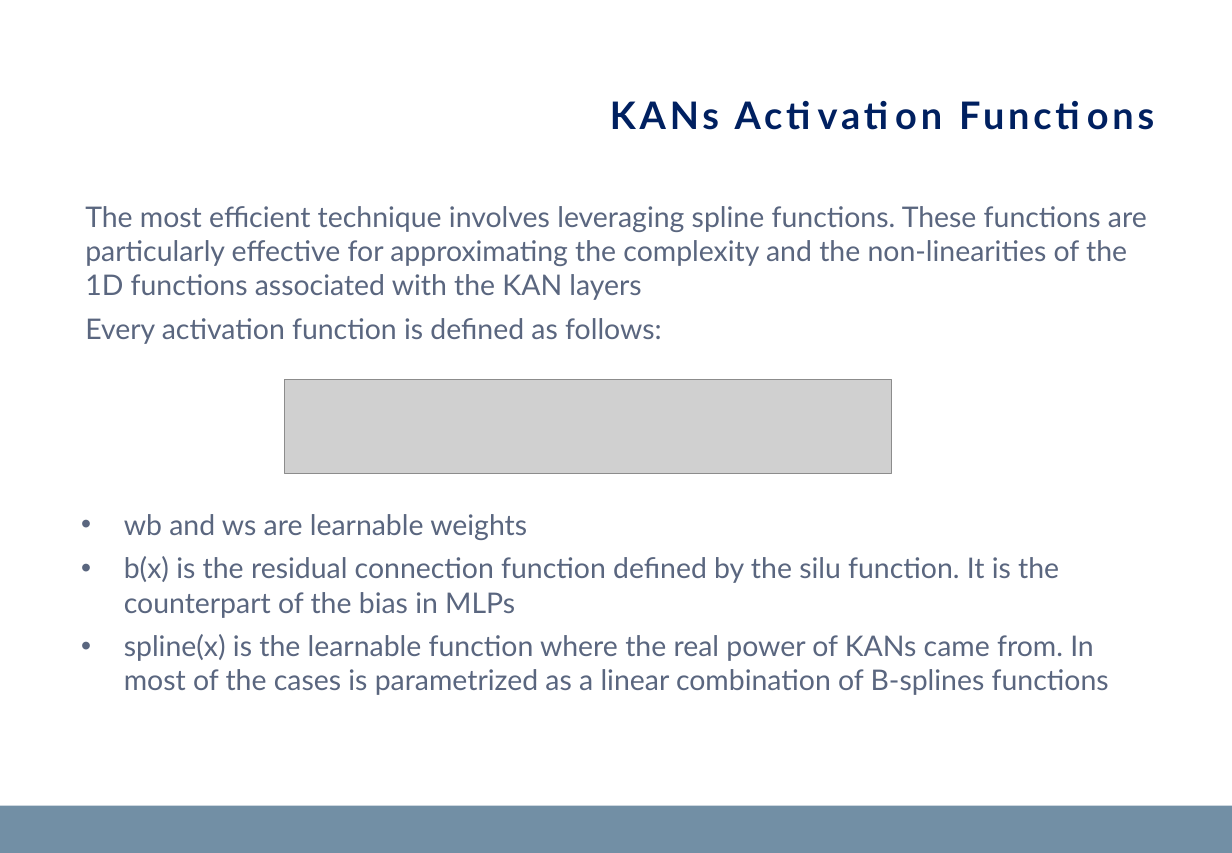
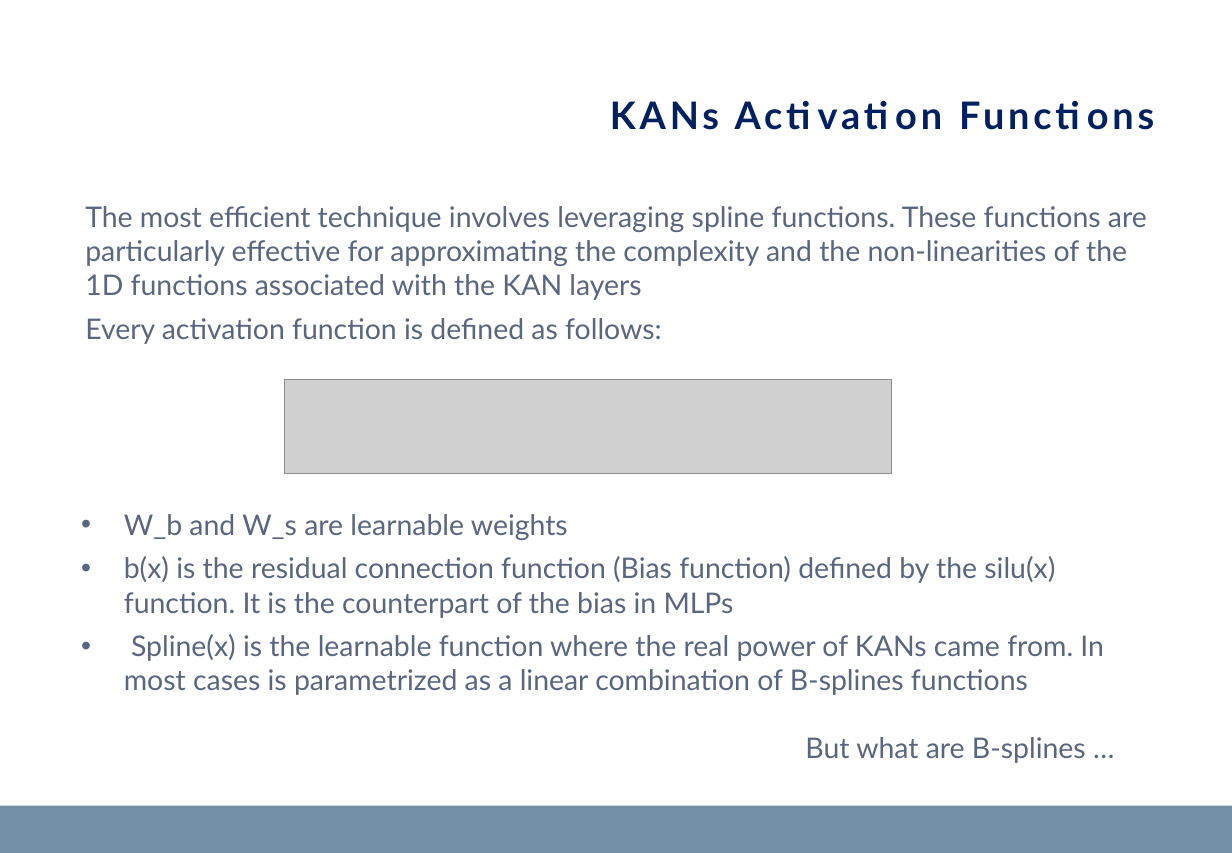
Before and after one commit to matteopasqual02/KAN-naml, a slide deck: slide 6 of KANs_presentation.pptx. Drawn at 1232x853 pixels with LibreOffice and Linux fonts; fonts in the diff are those of the drawing; grey boxes stand for pictures; background and template pictures are left out. Boxes give left, top, right and bottom in pixels: in the first picture for what was removed or moved away, otherwise in the second. Text is boxed around its words. In the diff, an @@ line names an element or a change of style, - is before the commit and + after.

```diff
--- a/KANs_presentation.pptx
+++ b/KANs_presentation.pptx
@@ text at [124, 514, 1104, 695]: text changed @@
-• wb and ws are learnable weights
-• b(x) is the residual connection function defined by the silu function. It is the counterpart of the bias in MLPs
-• spline(x) is the learnable function where the real power of KANs came from. In most of the cases is parametrized as a linear combination of B-splines functions
+• W_b and W_s are learnable weights
+• b(x) is the residual connection function (Bias function) defined by the silu(x) function. It is the counterpart of the bias in MLPs
+• Spline(x) is the learnable function where the real power of KANs came from. In most cases is parametrized as a linear combination of B-splines functions
@@ text added at [805, 737, 1086, 763], 18 pt, text #5A667F @@
+But what are B-splines …
```
Also in this commit, not shown: 9 other slides changed, 1 slide added, 2 other files.
